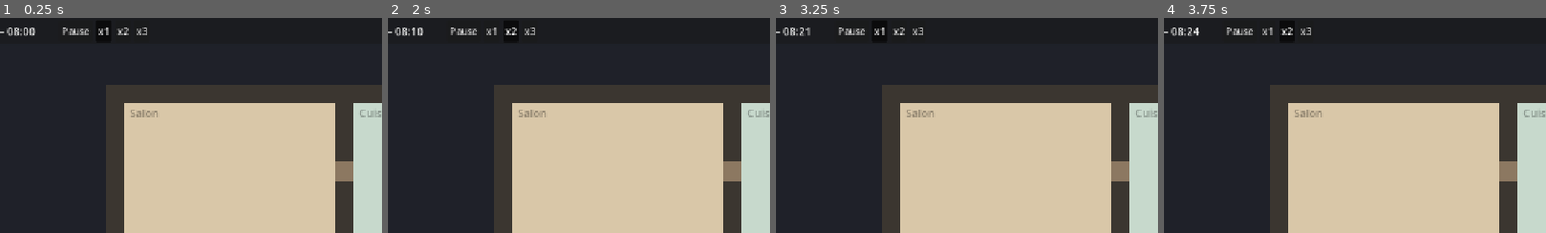
Above: before the commit, frames 1-4 (left to right).
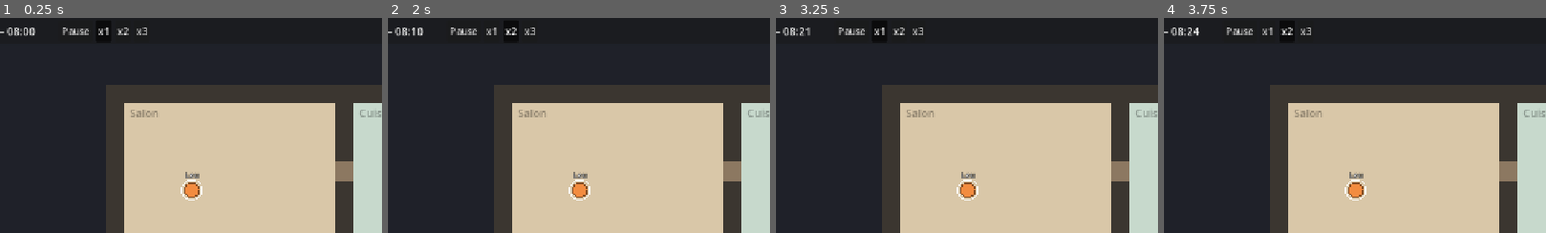
Above: after the commit, the same moments.

Repository: ffreville/les-mouz
Game: Godot game, scene res://scenes/main.tscn
Same seed, same stepped clock (60 frames per second), same inputs: the game is played once before the commit and once after it.
Inputs:
- Up to frame 1 (0.25 s): no input
- Up to frame 2 (2 s): click "x1" at 0.5 s; click "x2" at 1.25 s
- Up to frame 3 (3.25 s): click "x3" at 2 s; click "x1" at 2.75 s
- Up to frame 4 (3.75 s): click "x2" at 3.5 s
The pictures show only the part of the screen within x 6-56%, y 0-50%; the shares and areas given below are measured in that part.

The runs differ from the first frame. In frame 1, 0.4% of the frame differs, in the area x 47-53%, y 71-85%; in frame 2, 0.4%; in frame 3, 0.4%; in frame 4, 0.4%.

Commit message:
Étape 2 : grille de navigation A* et déplacement au clic

Diff:
--- /dev/null
+++ b/data/characters/lou.tres
@@ -0,0 +1,9 @@
+[gd_resource type="Resource" script_class="CharacterProfile" format=3]
+
+[ext_resource type="Script" path="res://scripts/characters/character_profile.gd" id="1_profile"]
+
+[resource]
+script = ExtResource("1_profile")
+display_name = "Lou"
+color = Color(0.95, 0.55, 0.25, 1)
+walk_speed = 96.0
--- a/data/house/house_layout.tres
+++ b/data/house/house_layout.tres
@@ -34,3 +34,4 @@
 rooms = Array[ExtResource("2_room")]([SubResource("Room_salon"), SubResource("Room_cuisine"), SubResource("Room_chambre"), SubResource("Room_sdb")])
 walls = Array[Rect2i]([Rect2i(0, 0, 24, 1), Rect2i(0, 15, 24, 1), Rect2i(0, 0, 1, 16), Rect2i(23, 0, 1, 16), Rect2i(12, 0, 1, 16), Rect2i(0, 8, 24, 1)])
 doors = Array[Vector2i]([Vector2i(12, 4), Vector2i(12, 11), Vector2i(6, 8), Vector2i(17, 8)])
+character_spawns = Array[Vector2i]([Vector2i(4, 5), Vector2i(8, 5)])
--- /dev/null
+++ b/scenes/characters/character.tscn
@@ -0,0 +1,23 @@
+[gd_scene format=3]
+
+[ext_resource type="Script" path="res://scripts/characters/character.gd" id="1_character"]
+[ext_resource type="Script" path="res://scripts/characters/grid_mover.gd" id="2_mover"]
+
+[node name="Character" type="Node2D"]
+z_index = 10
+script = ExtResource("1_character")
+
+[node name="NameLabel" type="Label" parent="."]
+offset_left = -50.0
+offset_top = -34.0
+offset_right = 50.0
+offset_bottom = -16.0
+mouse_filter = 2
+theme_override_colors/font_outline_color = Color(0, 0, 0, 1)
+theme_override_constants/outline_size = 4
+theme_override_font_sizes/font_size = 12
+text = "Mouz"
+horizontal_alignment = 1
+
+[node name="Mover" type="Node" parent="."]
+script = ExtResource("2_mover")
--- a/scenes/main.tscn
+++ b/scenes/main.tscn
@@ -4,15 +4,34 @@
 [ext_resource type="Script" path="res://scripts/core/house_view.gd" id="2_view"]
 [ext_resource type="Resource" path="res://data/house/house_layout.tres" id="3_layout"]
 [ext_resource type="PackedScene" path="res://scenes/ui/hud.tscn" id="4_hud"]
+[ext_resource type="Script" path="res://scripts/core/grid_navigation.gd" id="5_nav"]
+[ext_resource type="Script" path="res://scripts/core/selection_manager.gd" id="6_selection"]
+[ext_resource type="Script" path="res://scripts/core/input_controller.gd" id="7_input"]
+[ext_resource type="PackedScene" path="res://scenes/characters/character.tscn" id="8_character"]
+[ext_resource type="Script" path="res://scripts/characters/character_profile.gd" id="9_profile"]
+[ext_resource type="Resource" path="res://data/characters/lou.tres" id="10_lou"]
 
 [node name="Main" type="Node2D"]
 
 [node name="World" type="Node2D" parent="."]
 script = ExtResource("1_world")
 layout = ExtResource("3_layout")
+character_profiles = Array[ExtResource("9_profile")]([ExtResource("10_lou")])
+character_scene = ExtResource("8_character")
 
 [node name="HouseView" type="Node2D" parent="World"]
 script = ExtResource("2_view")
+
+[node name="Navigation" type="Node" parent="World"]
+script = ExtResource("5_nav")
+
+[node name="Selection" type="Node" parent="World"]
+script = ExtResource("6_selection")
+
+[node name="Characters" type="Node2D" parent="World"]
+
+[node name="InputController" type="Node2D" parent="World"]
+script = ExtResource("7_input")
 
 [node name="Camera2D" type="Camera2D" parent="."]
 position = Vector2(384, 248)
--- /dev/null
+++ b/scripts/characters/character.gd
@@ -0,0 +1,52 @@
+class_name Character
+extends Node2D
+## Un personnage (« Mouz »). Ce script assemble ses composants et gère son dessin ;
+## la logique est déléguée aux nœuds enfants (déplacement, besoins, file d'actions…).
+
+const RADIUS := 12.0
+const CLICK_RADIUS := 16.0
+
+var profile: CharacterProfile
+var world: World
+
+## Vrai quand le joueur contrôle ce personnage.
+var is_selected: bool = false:
+	set(value):
+		is_selected = value
+		queue_redraw()
+
+@onready var mover: GridMover = $Mover
+@onready var name_label: Label = $NameLabel
+
+
+## À appeler juste après l'ajout dans l'arbre.
+func setup(p_world: World, p_profile: CharacterProfile, cell: Vector2i) -> void:
+	world = p_world
+	profile = p_profile
+	name = profile.display_name
+	position = world.navigation.cell_to_world(cell)
+	name_label.text = profile.display_name
+	mover.setup(world.navigation, self, profile.walk_speed)
+	queue_redraw()
+
+
+func get_cell() -> Vector2i:
+	return world.navigation.world_to_cell(position)
+
+
+func get_display_name() -> String:
+	return profile.display_name
+
+
+## Vrai si un clic à cette position (monde) touche le personnage.
+func contains_point(world_position: Vector2) -> bool:
+	return position.distance_to(world_position) <= CLICK_RADIUS
+
+
+func _draw() -> void:
+	if profile == null:
+		return
+	if is_selected:
+		draw_circle(Vector2.ZERO, RADIUS + 5, Color(1, 1, 1, 0.9), false, 2.0)
+	draw_circle(Vector2.ZERO, RADIUS, profile.color)
+	draw_circle(Vector2.ZERO, RADIUS, profile.color.darkened(0.45), false, 2.0)
--- /dev/null
+++ b/scripts/characters/character_profile.gd
@@ -0,0 +1,8 @@
+class_name CharacterProfile
+extends Resource
+## Fiche d'un personnage : identité, apparence et réglages propres.
+
+@export var display_name: String = "Mouz"
+@export var color: Color = Color(0.95, 0.55, 0.25)
+## Vitesse de marche en pixels par seconde réelle, à la vitesse x1.
+@export var walk_speed: float = 96.0
--- /dev/null
+++ b/scripts/characters/grid_mover.gd
@@ -0,0 +1,56 @@
+class_name GridMover
+extends Node
+## Déplace son personnage case par case le long d'un chemin calculé par GridNavigation.
+## La vitesse suit celle de l'horloge de jeu (arrêt complet en pause).
+
+## Le personnage est arrivé à destination.
+signal arrived
+
+var _navigation: GridNavigation
+var _body: Node2D
+var _speed: float = 96.0
+var _path: Array[Vector2] = []
+
+
+func setup(navigation: GridNavigation, body: Node2D, speed: float) -> void:
+	_navigation = navigation
+	_body = body
+	_speed = speed
+
+
+## Lance le déplacement vers une case. Renvoie false si elle est inaccessible.
+func move_to_cell(target: Vector2i) -> bool:
+	var start := _navigation.world_to_cell(_body.position)
+	var cells := _navigation.find_path(start, target)
+	if cells.is_empty():
+		return false
+	_path.clear()
+	for cell in cells:
+		_path.append(_navigation.cell_to_world(cell))
+	return true
+
+
+func stop() -> void:
+	_path.clear()
+
+
+func is_moving() -> bool:
+	return not _path.is_empty()
+
+
+func _process(delta: float) -> void:
+	if _path.is_empty():
+		return
+	var step := _speed * delta * GameClock.time_scale
+	while step > 0.0 and not _path.is_empty():
+		var target := _path[0]
+		var distance := _body.position.distance_to(target)
+		if distance <= step:
+			_body.position = target
+			step -= distance
+			_path.pop_front()
+			if _path.is_empty():
+				arrived.emit()
+		else:
+			_body.position = _body.position.move_toward(target, step)
+			step = 0.0
--- /dev/null
+++ b/scripts/core/grid_navigation.gd
@@ -0,0 +1,78 @@
+class_name GridNavigation
+extends Node
+## Recherche de chemin sur la grille de la maison (AStarGrid2D).
+## Les murs et les meubles sont des cases « solides ».
+
+const NO_CELL := Vector2i(-1, -1)
+
+var astar := AStarGrid2D.new()
+var cell_size: int = 32
+
+
+func setup(grid_size: Vector2i, p_cell_size: int) -> void:
+	cell_size = p_cell_size
+	astar.region = Rect2i(Vector2i.ZERO, grid_size)
+	astar.cell_size = Vector2(cell_size, cell_size)
+	# Diagonales autorisées seulement si elles ne frôlent pas un obstacle.
+	astar.diagonal_mode = AStarGrid2D.DIAGONAL_MODE_ONLY_IF_NO_OBSTACLES
+	astar.default_compute_heuristic = AStarGrid2D.HEURISTIC_OCTILE
+	astar.default_estimate_heuristic = AStarGrid2D.HEURISTIC_OCTILE
+	astar.update()
+
+
+func set_blocked(cell: Vector2i, blocked: bool) -> void:
+	if astar.is_in_boundsv(cell):
+		astar.set_point_solid(cell, blocked)
+
+
+func is_walkable(cell: Vector2i) -> bool:
+	return astar.is_in_boundsv(cell) and not astar.is_point_solid(cell)
+
+
+## Centre d'une case, en coordonnées du monde.
+func cell_to_world(cell: Vector2i) -> Vector2:
+	return (Vector2(cell) + Vector2(0.5, 0.5)) * cell_size
+
+
+func world_to_cell(world_position: Vector2) -> Vector2i:
+	return Vector2i((world_position / cell_size).floor())
+
+
+## Liste des cases de `from` à `to` (incluses). Vide si aucun chemin.
+func find_path(from: Vector2i, to: Vector2i) -> Array[Vector2i]:
+	if not is_walkable(from) or not is_walkable(to):
+		return []
+	return astar.get_id_path(from, to)
+
+
+## Longueur du chemin en cases, ou INF si la case est inaccessible.
+func path_length(from: Vector2i, to: Vector2i) -> float:
+	if from == to:
+		return 0.0
+	var path := find_path(from, to)
+	return INF if path.is_empty() else float(path.size() - 1)
+
+
+## Parmi `candidates`, la case accessible la plus proche (en chemin) de `from`.
+## Renvoie NO_CELL si aucune n'est accessible.
+func closest_reachable(candidates: Array[Vector2i], from: Vector2i) -> Vector2i:
+	var best := NO_CELL
+	var best_length := INF
+	for cell in candidates:
+		var length := path_length(from, cell)
+		if length < best_length:
+			best_length = length
+			best = cell
+	return best
+
+
+## Cases libres qui touchent un rectangle (côtés uniquement, pas les coins).
+func cells_around(rect: Rect2i) -> Array[Vector2i]:
+	var result: Array[Vector2i] = []
+	for x in range(rect.position.x, rect.end.x):
+		result.append(Vector2i(x, rect.position.y - 1))
+		result.append(Vector2i(x, rect.end.y))
+	for y in range(rect.position.y, rect.end.y):
+		result.append(Vector2i(rect.position.x - 1, y))
+		result.append(Vector2i(rect.end.x, y))
+	return result.filter(is_walkable)
--- a/scripts/core/house_layout.gd
+++ b/scripts/core/house_layout.gd
@@ -12,6 +12,8 @@
 @export var walls: Array[Rect2i] = []
 ## Cases de mur transformées en passage.
 @export var doors: Array[Vector2i] = []
+## Cases de départ des personnages (un par fiche, dans l'ordre).
+@export var character_spawns: Array[Vector2i] = [Vector2i(4, 4)]
 @export var wall_color: Color = Color(0.23, 0.21, 0.19)
 @export var door_color: Color = Color(0.55, 0.47, 0.38)
 
--- /dev/null
+++ b/scripts/core/input_controller.gd
@@ -0,0 +1,24 @@
+class_name InputController
+extends Node2D
+## Traduit les clics dans le monde en ordres pour le personnage sélectionné.
+## Les clics sur l'interface sont absorbés avant d'arriver ici.
+
+@onready var world: World = get_parent()
+
+
+func _unhandled_input(event: InputEvent) -> void:
+	var click := event as InputEventMouseButton
+	if click == null or not click.pressed or click.button_index != MOUSE_BUTTON_LEFT:
+		return
+	get_viewport().set_input_as_handled()
+	var position_in_world := get_global_mouse_position()
+
+	var character := world.get_character_at(position_in_world)
+	if character != null:
+		world.selection.select(character)
+		return
+
+	var cell := world.navigation.world_to_cell(position_in_world)
+	var selected := world.selection.selected
+	if selected != null and world.navigation.is_walkable(cell):
+		selected.mover.move_to_cell(cell)
--- /dev/null
+++ b/scripts/core/selection_manager.gd
@@ -0,0 +1,15 @@
+class_name SelectionManager
+extends Node
+## Retient le personnage contrôlé par le joueur et prévient le reste du jeu quand il change.
+
+var selected: Character
+
+
+func select(character: Character) -> void:
+	if character == selected:
+		return
+	if selected != null:
+		selected.is_selected = false
+	selected = character
+	selected.is_selected = true
+	EventBus.character_selected.emit(selected)
--- a/scripts/core/world.gd
+++ b/scripts/core/world.gd
@@ -4,9 +4,47 @@
 ## Sert aussi d'annuaire (liste des objets et des personnages) pour les autres scripts.
 
 @export var layout: HouseLayout
+## Un personnage est créé par fiche, sur les points d'apparition du plan.
+@export var character_profiles: Array[CharacterProfile] = []
+@export var character_scene: PackedScene
+
+var characters: Array[Character] = []
 
 @onready var house_view: HouseView = $HouseView
+@onready var navigation: GridNavigation = $Navigation
+@onready var selection: SelectionManager = $Selection
+@onready var characters_root: Node2D = $Characters
 
 
 func _ready() -> void:
 	house_view.render(layout)
+	_build_navigation()
+	_spawn_characters()
+	if not characters.is_empty():
+		selection.select(characters[0])
+
+
+func _build_navigation() -> void:
+	navigation.setup(layout.grid_size, layout.cell_size)
+	for y in layout.grid_size.y:
+		for x in layout.grid_size.x:
+			var cell := Vector2i(x, y)
+			if layout.is_wall(cell):
+				navigation.set_blocked(cell, true)
+
+
+func _spawn_characters() -> void:
+	for i in character_profiles.size():
+		var character: Character = character_scene.instantiate()
+		characters_root.add_child(character)
+		var spawn := layout.character_spawns[i % layout.character_spawns.size()]
+		character.setup(self, character_profiles[i], spawn)
+		characters.append(character)
+
+
+## Le personnage sous cette position (monde), ou null.
+func get_character_at(world_position: Vector2) -> Character:
+	for character in characters:
+		if character.contains_point(world_position):
+			return character
+	return null
Not shown, added: scripts/characters/character.gd.uid
Not shown, added: scripts/characters/character_profile.gd.uid
Not shown, added: scripts/characters/grid_mover.gd.uid
Not shown, added: scripts/core/grid_navigation.gd.uid
Not shown, added: scripts/core/input_controller.gd.uid
Not shown, added: scripts/core/selection_manager.gd.uid
